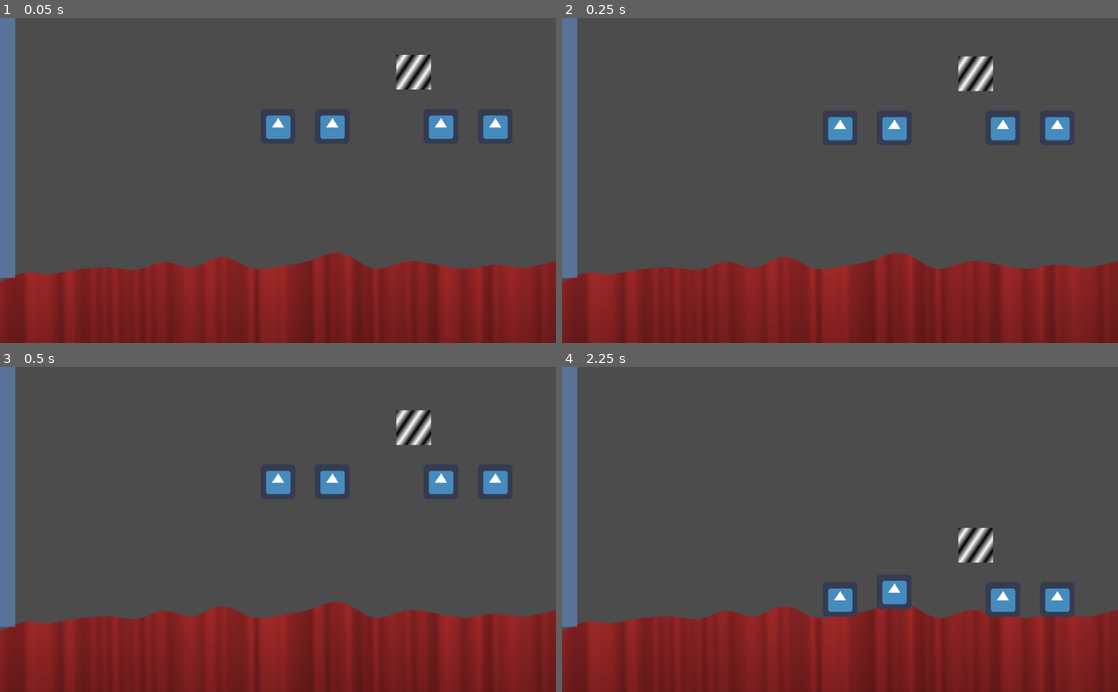
Above: before the commit, frames 1-4 (two rows, left to right).
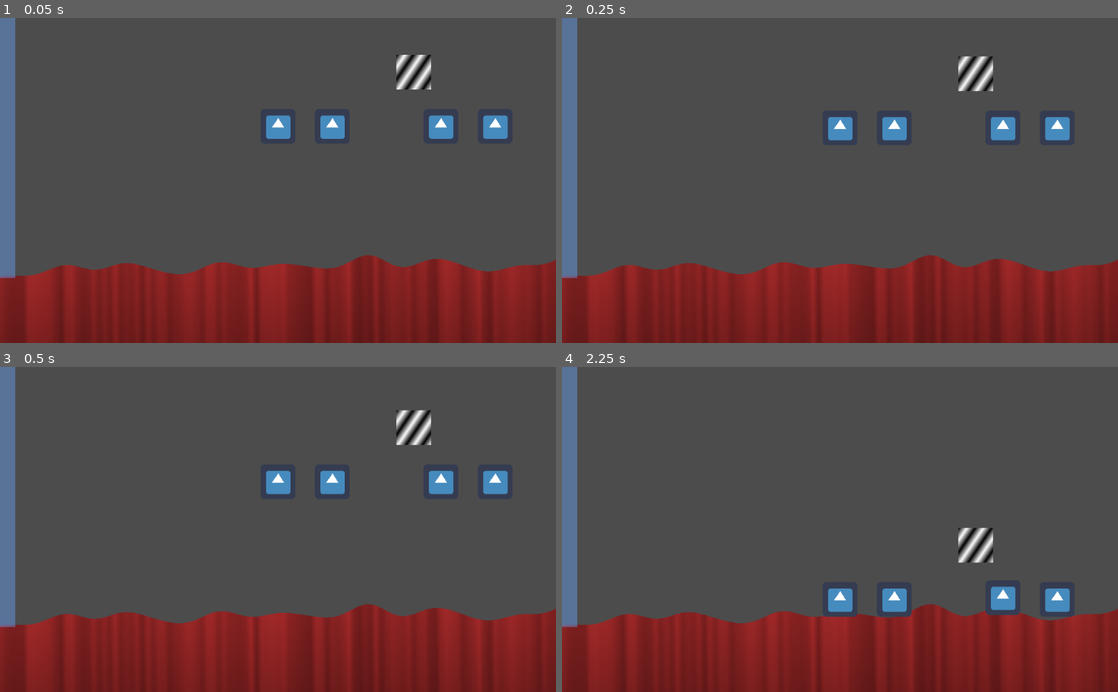
Above: after the commit, the same moments.

Repository: tokkoro/ggj23-juuret
Game: Godot game, scene res://terrain/terraingen-debug.tscn
The game is run twice, just before and just after one commit, with the same random seed, the same clock (stepped at 60 frames per second) and the same inputs. The engine's default icon, where the game draws it, is replaced by a stand-in: a white triangle on a blue panel in a dark square.
Inputs:
- Up to frame 1 (0.05 s): no input
- Up to frame 2 (0.25 s): no input
- Up to frame 3 (0.5 s): no input
- Up to frame 4 (2.25 s): no input

The runs differ from the first frame. In frame 1, 1.4% of the frame differs, in the area x 0-100%, y 72-82%; in frame 2, 1.4%; in frame 3, 1.4%; in frame 4, 1.5%, in the area x 0-100%, y 65-82%.

Commit message:
Connect terrain generation to transition signal

Diff:
--- a/terrain/terraingen.gd
+++ b/terrain/terraingen.gd
@@ -6,11 +6,19 @@
 # var a = 2
 # var b = "text"
 
+func generate_terrain():
+	genterrain(1280, 500, 150, rand_range(0, 1e16));
 
 # Called when the node enters the scene tree for the first time.
 func _ready():
-	randomize();
-	genterrain(1280, 500, 150, rand_range(0, 1e16));
+	randomize()
+	var maailma = find_parent("terraingen-debug")
+	if maailma:
+		print("Connecting terrain generation to transition_halfway signal")
+		maailma.connect("transition_halfway", self, "generate_terrain")
+
+	generate_terrain()
+
 
 # Called every frame. 'delta' is the elapsed time since the previous frame.
 #func _process(delta):
